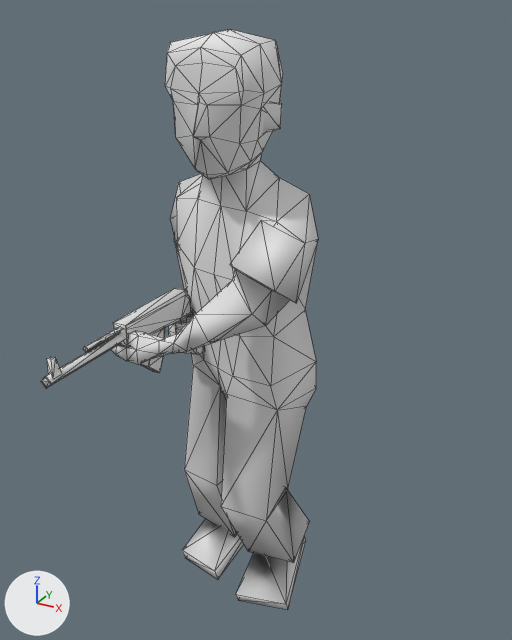
A saved change to the OBJ model Res/player_male_run_1.obj.
Camera for both pictures: a camera (50 mm lens) standing at (0.95, -1.723, 1.794) and looking at (0.095, -0.17, 1.017). Arrows for +X, +Y and +Z are at lower left; the lights stay in place. Mesh edges are drawn as thin lines. Where no turn or scale is listed for an object, it has been applied to the vertices.

Objects in the first picture: 'Human'.
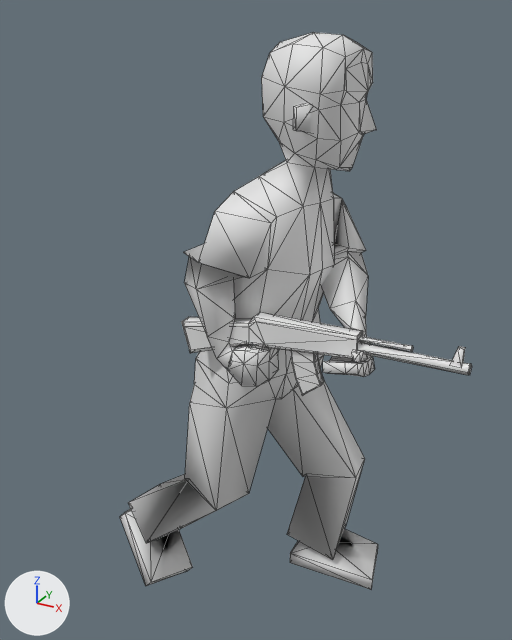
Where the change shows, as pixel boxes (x1, y1, x2, y2) in the pictures (512 x 640 px; the box of a moved part takes in the faces that stretch with it):
'Human', reshaped (27% wider): before (41, 29, 318, 610); after (120, 32, 472, 590)
part 1 of me_human, moved or reshaped (not visible before): after (293, 104, 311, 133)
part 2 of me_human, moved or reshaped (not visible afterwards): before (262, 102, 282, 133)
part 3 of me_human, moved or reshaped: before (113, 288, 192, 347); after (182, 312, 363, 358)
part 4 of me_human, moved or reshaped: before (178, 316, 188, 322); after (251, 344, 266, 349)
part 5 of me_human, moved or reshaped: before (41, 333, 125, 388); after (358, 342, 472, 375)
part 6 of me_human, moved or reshaped: before (141, 328, 165, 373); after (291, 350, 324, 396)
part 7 of me_human, rebuilt (21% wider): before (105, 29, 318, 610); after (120, 32, 378, 590)
part 8 of me_human, deleted: before (83, 327, 121, 352)
part 9 of me_human, deleted: before (47, 356, 61, 377)
part 10 of me_human, added: after (359, 336, 465, 366)

Edits to the bpy script that builds the scene:
```text
Change me_human:
    used by ob_human; location = (0.0, 0.0, 0.0)
    remove me_human.from_pydata(...)  # 449 vertices, 836 faces; spans x -0.3..0.25, y -0.7..0.15, z -0.03..1.75
    remove me_human.materials.append(mat_material)  # white #e7e7e7
    add me_human.from_pydata(...)  # 452 vertices, 842 faces; spans x -0.44..0.67, y -0.3..0.22, z -0.03..1.74
    me_human part 1: the loose piece of 8 vertices spanning x -0.13..-0.08, y -0.22..-0.17, z 1.52..1.6 is turned 90.3 degrees about the z axis through the mesh origin
    me_human part 2: the loose piece of 8 vertices spanning x 0.11..0.17, y -0.21..-0.17, z 1.52..1.6 is turned 90.3 degrees about the z axis through the mesh origin
    me_human part 3: the loose piece of 48 vertices spanning x -0.2..-0.15, y -0.42..0.1, z 0.89..1.04 is turned 91.8 degrees about the z axis through its middle, then moved by (0.32, -0.03, 0.0)
    me_human part 4: the loose piece of 24 vertices spanning x -0.19..-0.17, y -0.16..-0.08, z 0.84..0.96 is turned 91.8 degrees about the z axis through its middle, then moved by (0.28, -0.07, 0.0)
    me_human part 5: the loose piece of 13 vertices spanning x -0.19..-0.15, y -0.7..-0.41, z 0.99..1.02 is turned 91.8 degrees about the z axis through its middle, then moved by (0.7, 0.38, 0.0)
    me_human part 6: the loose piece of 40 vertices spanning x -0.19..-0.16, y -0.33..-0.24, z 0.84..0.97 is turned 91.8 degrees about the z axis through its middle, then moved by (0.44, 0.09, 0.0)
    me_human part 7: the loose piece of 288 vertices spanning x -0.3..0.25, y -0.43..0.15, z -0.03..1.75 is rebuilt with 291 vertices and now spans x -0.44..0.43, y -0.3..0.22, z -0.03..1.74
    me_human part 8: the loose piece of 12 vertices spanning x -0.18..-0.16, y -0.55..-0.41, z 1.02..1.04 is deleted
    me_human part 9: the loose piece of 8 vertices spanning x -0.17..-0.16, y -0.68..-0.65, z 1.01..1.06 is deleted
    me_human part 10
    20 vertices are added at x 0.38..0.66, y -0.19..-0.16, z 1.01..1.06
    28 new faces join them
```
